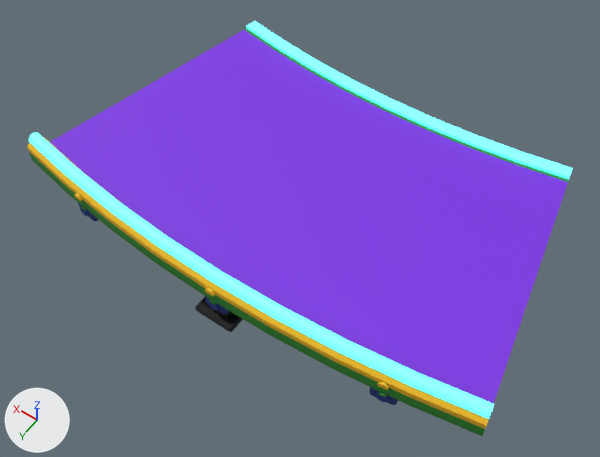
The FBX model models/fbx/ConveyorSegment.fbx: old version first, new version second.
Both versions are drawn from a 50 mm lens placed at (-0.181, 0.964, 0.395), pointed at (-0.003, 0.715, 0.005). Every picture has the same lights, and +X, +Y and +Z are marked at lower left. The first picture is the older version. Where no turn or scale is listed for an object, it has been applied to the vertices. Vertices at exactly the same position are counted once.

Names of what the first picture shows: 'Belt', 'Frame', 'RailInner', 'RailOuter'.
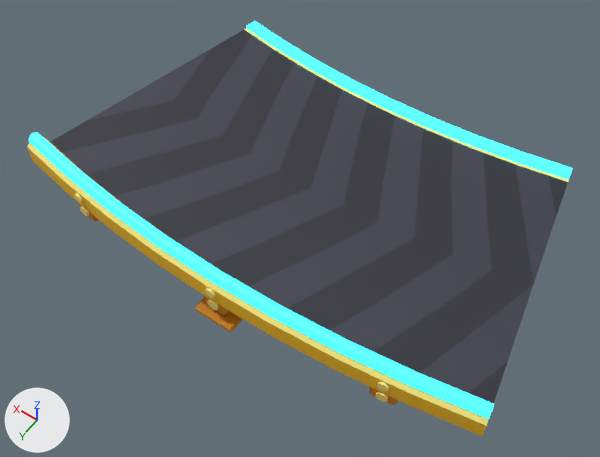
Boxes [x1, y1, x2, y2] around the edits, measured in the pictures (600 x 457 px):
```json
{"object": "RailOuter", "change": "recoloured, surface changed", "before": [29, 132, 494, 419], "after": [29, 132, 494, 419]}
{"object": "RailInner", "change": "recoloured", "before": [246, 21, 573, 180], "after": [246, 21, 573, 180]}
{"part": 1, "of": "me_belt", "change": "surface changed", "before": [50, 30, 568, 403], "after": [50, 30, 568, 403], "on screen": "purple to grey"}
{"part": 3, "of": "me_frame", "change": "surface changed", "before": [27, 28, 569, 436], "after": [27, 28, 569, 436]}
```

Edits to the scene script, one JSON object a line:
```json
{"op": "add", "block": "mat_casinopaletteneon", "code": ["mat_casinopaletteneon = bpy.data.materials.new('CasinoPaletteNeon')", "# uses the picture img_casinopalette_png"]}
{"block": "me_railinner", "where": "me_railinner.from_pydata(...)  # 36 vertices, 48 faces; spans x -0.121..0.121, y 0.598..0.618, z 0.025..0.027"}
{"op": "remove", "block": "me_railinner", "code": "me_railinner.materials.append(mat_neon_neoncyan)  # cyan #88faff, glowing cyan #3ff4ff"}
{"op": "add", "block": "me_railinner", "code": "me_railinner.materials.append(mat_casinopaletteneon)"}
{"block": "me_belt", "where": "me_belt.from_pydata(...)  # 104 vertices, 136 faces; spans x -0.152..0.152, y 0.608..0.78, z 0.02..0.025"}
{"block": "me_belt", "where": "# used by ob_belt; location = (0.0, 0.0, 0.0)"}
{"block": "me_belt", "change": "me_belt part 1: texture (UV) coordinates of 136 of 136 faces, centred in x -0.146..0.134, y 0.613..0.778, z 0.02..0.025, changed; they spanned u 0.14..0.16, v 0.08..0.92 and now span u 0.55..0.64, v 0.78..0.97"}
{"block": "me_frame", "where": "me_frame.from_pydata(...)  # 510 vertices, 808 faces; spans x -0.155..0.155, y 0.596..0.794, z 0.0..0.034"}
{"block": "me_frame", "where": "# used by ob_frame; location = (0.0, 0.0, 0.0)"}
{"block": "me_frame", "change": "me_frame part 3: texture (UV) coordinates of 808 of 808 faces, centred in x -0.142..0.142, y 0.598..0.794, z 0.0..0.034, changed; they spanned u 0.0..0.03, v 0.08..0.92 and now span u 0.02..0.11, v 0.78..0.97"}
{"block": "me_railouter", "where": "me_railouter.from_pydata(...)  # 63 vertices, 96 faces; spans x -0.154..0.154, y 0.767..0.79, z 0.034..0.038"}
{"block": "me_railouter", "where": "# used by ob_railouter; location = (0.0, 0.0, 0.0)"}
{"op": "remove", "block": "me_railouter", "code": "me_railouter.materials.append(mat_neon_neoncyan)  # cyan #88faff, glowing cyan #3ff4ff"}
{"block": "me_railouter", "change": "me_railouter part 2: texture (UV) coordinates of 96 of 96 faces, centred in x -0.141..0.141, y 0.769..0.79, z 0.035..0.038, changed; they spanned u 0.2..0.2, v 0.5..0.5 and now span u 0.8..0.8, v 0.88..0.88"}
{"op": "add", "block": "me_railouter", "code": "me_railouter.materials.append(mat_casinopaletteneon)"}
```
